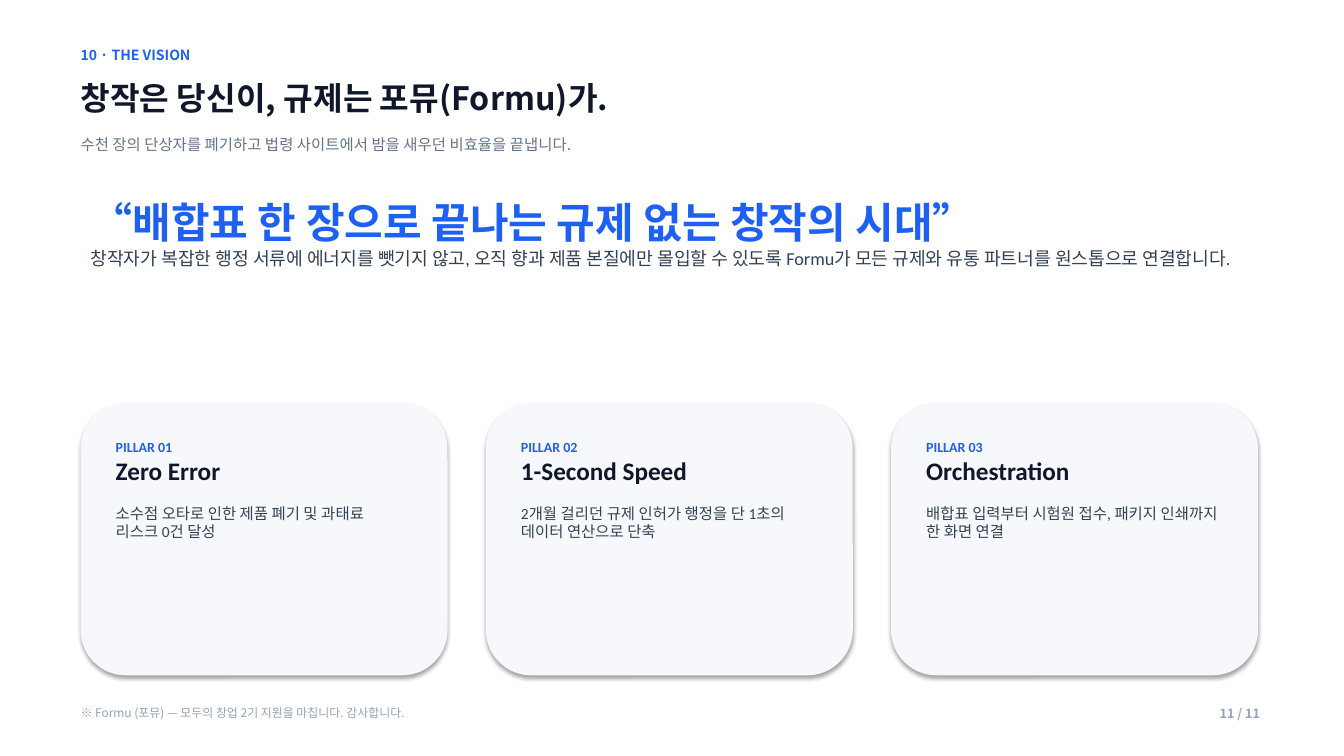
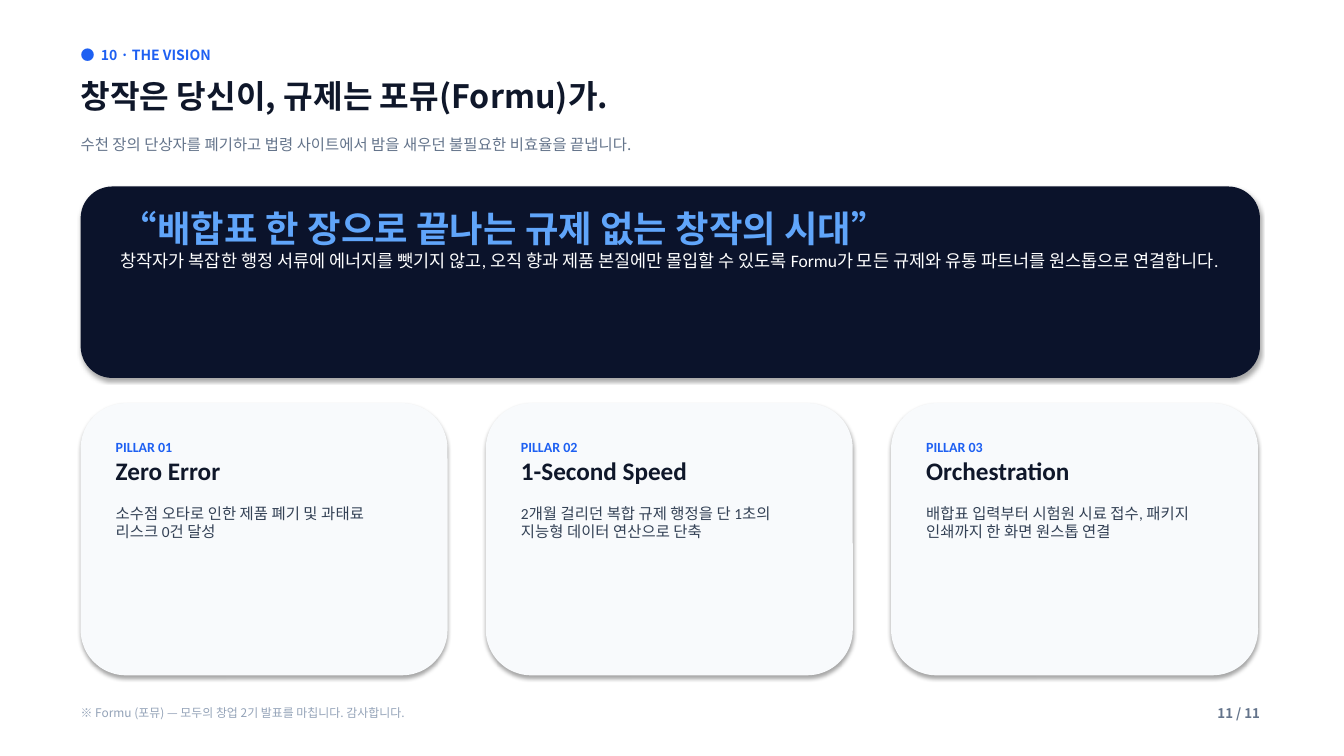
Before and after one commit to lita-lilith16/formu-landing, a slide deck: slide 11 of public/formu_pitch_deck.pptx. Drawn at 1344x756 pixels with LibreOffice and Linux fonts; fonts in the diff are those of the drawing. Boxes give left, top, right and bottom in pixels: in the first picture for what was removed or moved away, otherwise in the second. Text is boxed around its words. In the diff, an @@ line names an element or a change of style, - is before the commit and + after.

Commit message:
style(pitch-deck): apply Antigravity design expert & pitch deck builder principles with Miri reference layouts

```diff
--- a/public/formu_pitch_deck.pptx
+++ b/public/formu_pitch_deck.pptx
@@ text at [101,49,211,60]: text changed @@
-10 · THE VISION
+● 10 · THE VISION
@@ text at [81,137,631,152]: text changed @@
-수천 장의 단상자를 폐기하고 법령 사이트에서 밤을 새우던 비효율을 끝냅니다.
+수천 장의 단상자를 폐기하고 법령 사이트에서 밤을 새우던 불필요한 비효율을 끝냅니다.
@@ rounded rectangle added at [81,187,1260,378], fill #0B132B @@
@@ text "“배합표 한 장으로 끝나는 규제 ...": place and size @@
-text "“배합표 한 장으로 끝나는 규제 ..." at [91,202,1231,267]
+text "“배합표 한 장으로 끝나는 규제 ..." at [121,211,1219,269]
@@ text "“배합표 한 장으로 끝나는 규제 ..." at [121,211,1219,269]: size 30 to 26 pt, text colour #1E60F2 to #60A5FA in "“배합표 한 장으로 끝나는 규제 없는 창작의 ..."; size 13 to 12.5 pt, text colour #334155 to #FFFFFF in "창작자가 복잡한 행정 서류에 에너지를 뺏기지 않고, ..." @@
@@ rounded rectangle at [486,403,853,676]: fill #F6F8FC to #F8FAFC @@
@@ rounded rectangle at [891,403,1258,676]: fill #F6F8FC to #F8FAFC @@
@@ text at [521,506,770,538]: text changed @@
-2개월 걸리던 규제 인허가 행정을 단 1초의 데이터 연산으로 단축
+2개월 걸리던 복합 규제 행정을 단 1초의 지능형 데이터 연산으로 단축
@@ text at [926,506,1189,538]: text changed @@
-배합표 입력부터 시험원 접수, 패키지 인쇄까지 한 화면 연결
+배합표 입력부터 시험원 시료 접수, 패키지 인쇄까지 한 화면 원스톱 연결
@@ text at [95,707,404,719]: text changed @@
-※ Formu (포뮤) — 모두의 창업 2기 지원을 마칩니다. 감사합니다.
+※ Formu (포뮤) — 모두의 창업 2기 발표를 마칩니다. 감사합니다.
@@ text "11 / 11" at [1217,708,1260,718]: size 9 to 9.5 pt, text colour #94A3B8 to #64748B @@
```
Also in this commit, not shown: 10 other slides changed, 1 other file.
